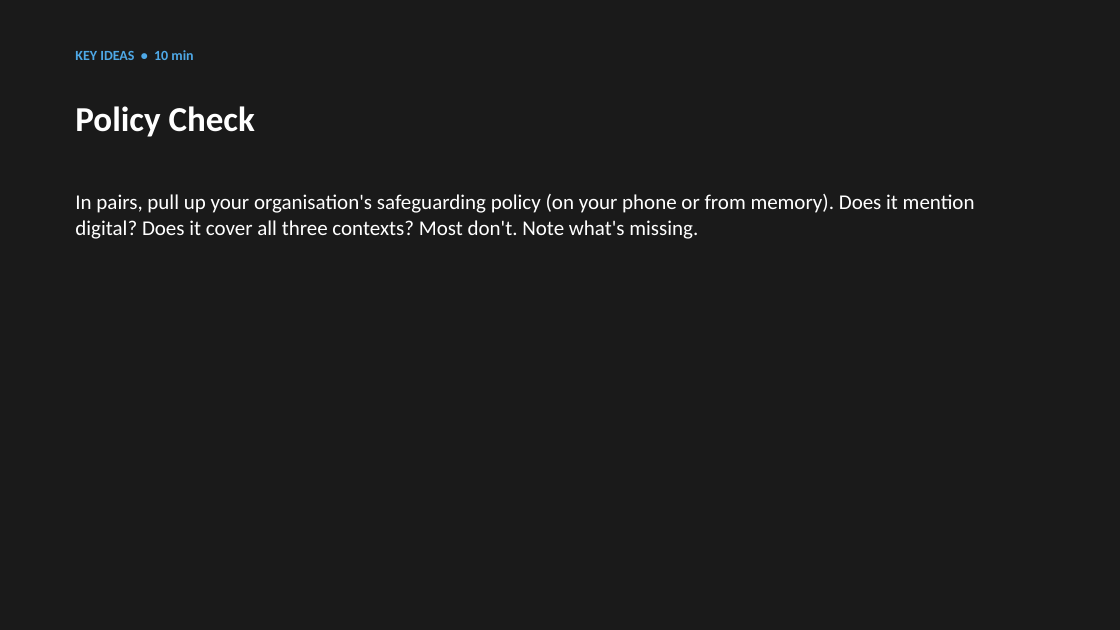
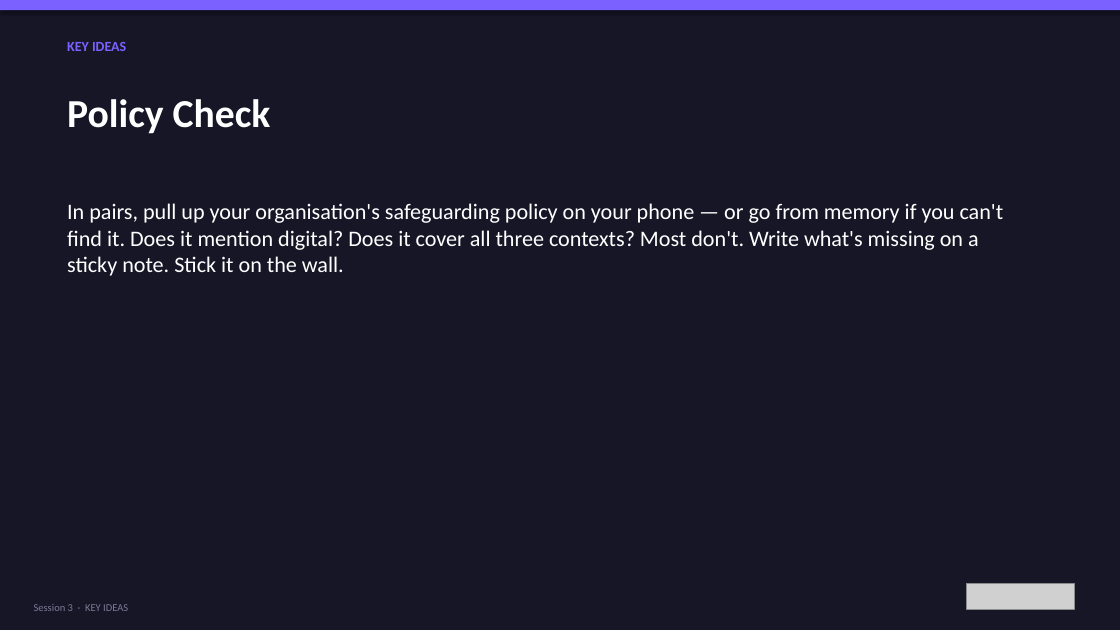
Before and after one commit to bh1ff/cpd-v2, a slide deck: slide 17 of assets/downloads/Session-3-Keeping-Young-People-Safe-Online.pptx (slide 10 before the commit). Drawn at 1120x630 pixels with LibreOffice and Linux fonts; fonts in the diff are those of the drawing; grey boxes stand for pictures. Boxes give left, top, right and bottom in pixels: in the first picture for what was removed or moved away, otherwise in the second. Text is boxed around its words. In the diff, an @@ line names an element or a change of style, - is before the commit and + after.

```diff
--- a/assets/downloads/Session-3-Keeping-Young-People-Safe-Online.pptx
+++ b/assets/downloads/Session-3-Keeping-Young-People-Safe-Online.pptx
@@ background #1A1A1A to #161627 @@
@@ rectangle added at [0,0,1120,10], fill #7B61FF @@
@@ text at [67,42,126,51]: text changed; text colour #4EA8E6 to #7B61FF @@
-KEY IDEAS • 10 min
+KEY IDEAS
@@ text "Policy Check": place and size @@
-text "Policy Check" at [75,106,255,137]
+text "Policy Check" at [67,99,271,134]
@@ text "Policy Check" at [67,99,271,134]: size 30 to 34 pt @@
@@ text at [67,203,1004,276]: text changed; size 18 to 19 pt @@
-In pairs, pull up your organisation's safeguarding policy (on your phone or from memory). Does it mention digital? Does it cover all three contexts? Most don't. Note what's missing.
+In pairs, pull up your organisation's safeguarding policy on your phone — or go from memory if you can't find it. Does it mention digital? Does it cover all three contexts? Most don't. Write what's missing on a sticky note. Stick it on the wall.
@@ picture added at [966,584,1075,609] @@
@@ text added at [34,604,128,611], 9 pt, text #7B7B96 @@
+Session 3 · KEY IDEAS
```
Also in this commit, not shown: 15 other slides changed, 16 slides added, 1 slide removed, 2 other files.
